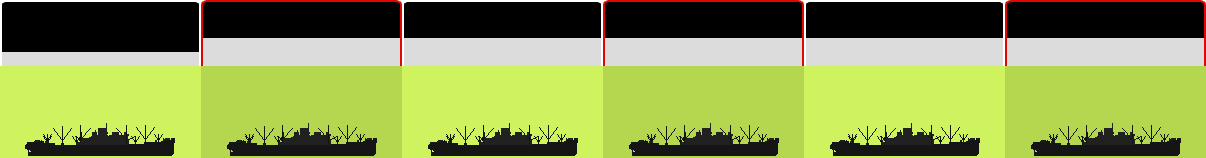
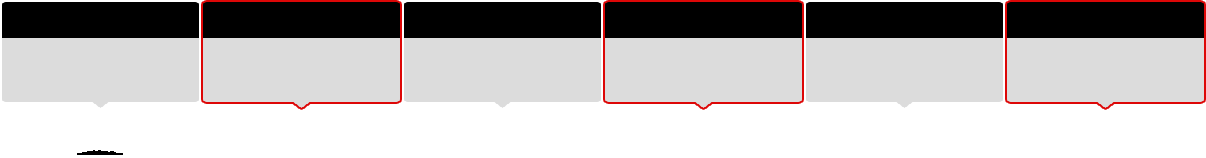
Comparing the layer stacks of the two 1206 × 158 images. Changes:
hid group "Group 1" (3 layers) over [2, 38, 199, 148]
hid "LF4 copy 5" over [227, 125, 377, 156]
hid "LF3 copy 5" over [227, 123, 377, 156]
hid "LF1 copy 5" over [227, 125, 377, 156]
hid "LF4 copy 4" over [25, 125, 175, 156]
hid "LF3 copy 4" over [25, 123, 175, 156]
hid "LF1 copy 4" over [25, 125, 175, 156]
hid "LF4 copy 3" over [629, 125, 779, 156]
hid "LF3 copy 3" over [629, 123, 779, 156]
hid "LF1 copy 3" over [629, 125, 779, 156]
hid "LF4 copy 2" over [428, 125, 578, 156]
hid "LF3 copy 2" over [428, 123, 578, 156]
hid "LF1 copy 2" over [428, 125, 578, 156]
hid "LF4 copy" over [1031, 125, 1181, 156]
hid "LF3 copy" over [1031, 123, 1181, 156]
hid "LF1 copy" over [1031, 125, 1181, 156]
hid "LF4" over [830, 125, 980, 156]
hid "LF3" over [830, 123, 980, 156]
hid "Guide copy 5" over [1005, 66, 1206, 158]
hid "Guide copy 4" over [804, 66, 1005, 158]
hid "Guide copy 3" over [603, 66, 804, 158]
hid "Guide copy 2" over [402, 66, 603, 158]
hid "Guide copy" over [201, 66, 402, 158]
hid "Guide" over [0, 66, 201, 158]
…and 20 more changes (1 added, 19 visibility)
